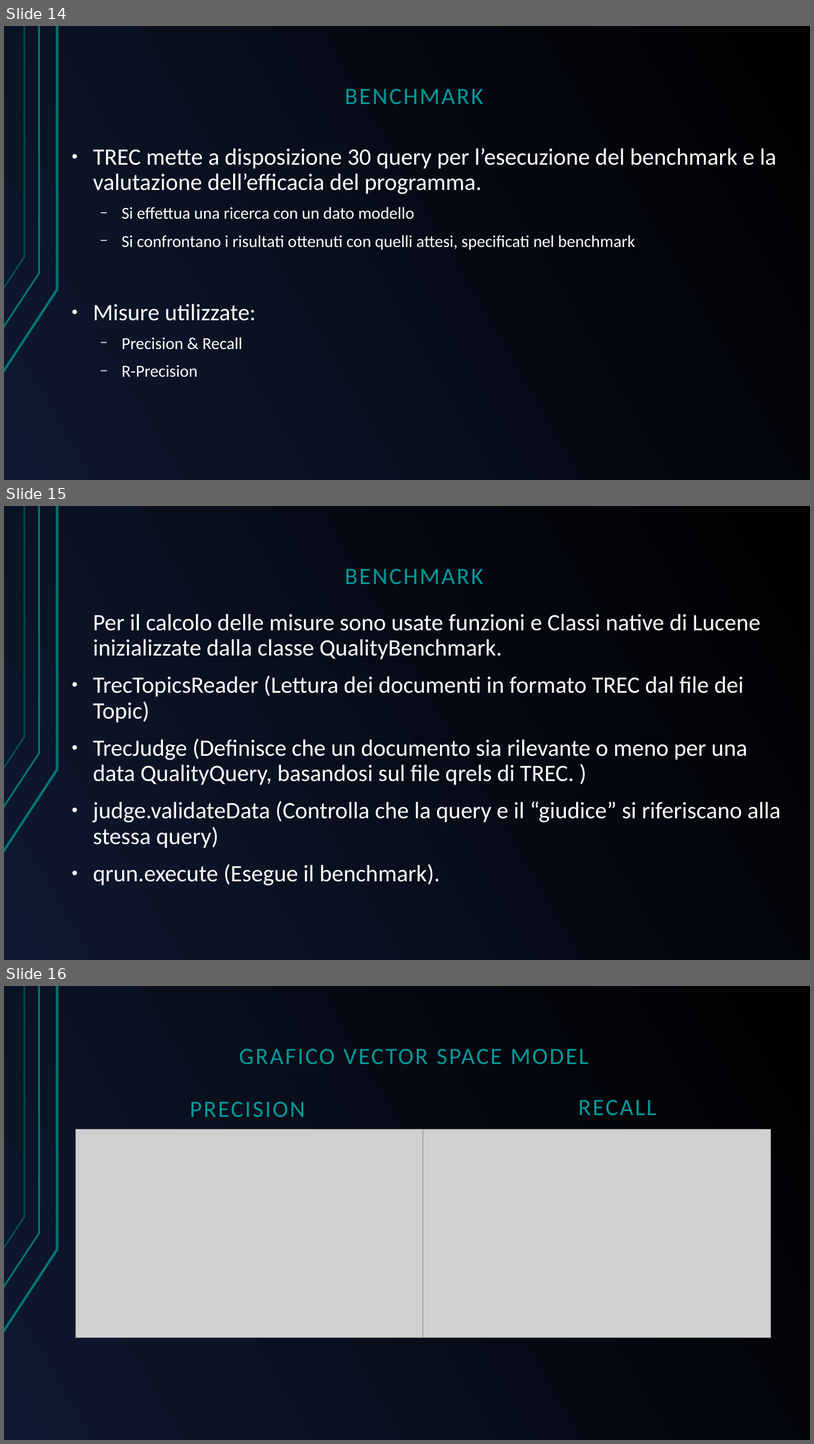
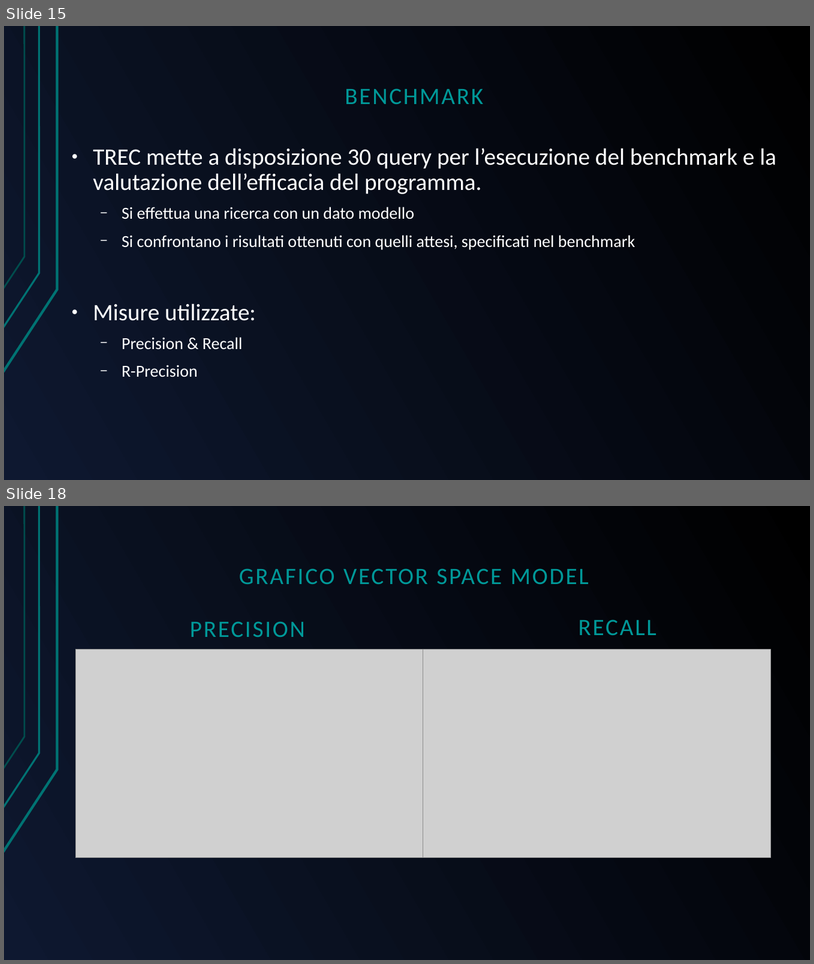
Before and after one commit to GreRagu/ProgettoGavi, a slide deck: Hegregio.odp. Shown one above the other, each under a label of ours: slides 14, 15 and 16 before the commit, slides 15 and 18 after it; the slides between them are not shown. The pictures are 814x1444 and 814x964 pixels, drawn with LibreOffice and Linux fonts; fonts in the diff are those of the drawing; grey boxes stand for pictures. Boxes give left, top, right and bottom in pixels: in the first picture for what was removed or moved away, otherwise in the second. Text is boxed around its words. In the diff, an @@ line names an element or a change of style, - is before the commit and + after.

```diff
--- a/Hegregio.odp
+++ b/Hegregio.odp
@@ slide 15 removed at (4, 506, 810, 960), background gradient #000000 to #0E1830; not listed: 3 template elements that a slide beside it also shows @@
@@ text removed at (345, 568, 483, 584) @@
-BENCHMARK
@@ text removed at (93, 613, 781, 885) @@
-Per il calcolo delle misure sono usate funzioni e Classi native di Lucene inizializzate dalla classe QualityBenchmark.
-● TrecTopicsReader (Lettura dei documenti in formato TREC dal file dei Topic)
-● TrecJudge (Definisce che un documento sia rilevante o meno per una data QualityQuery, basandosi sul file qrels di TREC. )
-● judge.validateData (Controlla che la query e il “giudice” si riferiscano alla stessa query)
-● qrun.execute (Esegue il benchmark).
@@ what was slide 14 is now slide 15 @@
@@ what was slide 16 is now slide 18 @@
```
Also in this commit, not shown: 5 slides changed, 3 slides added, 3 other slides removed, 1 other file.
